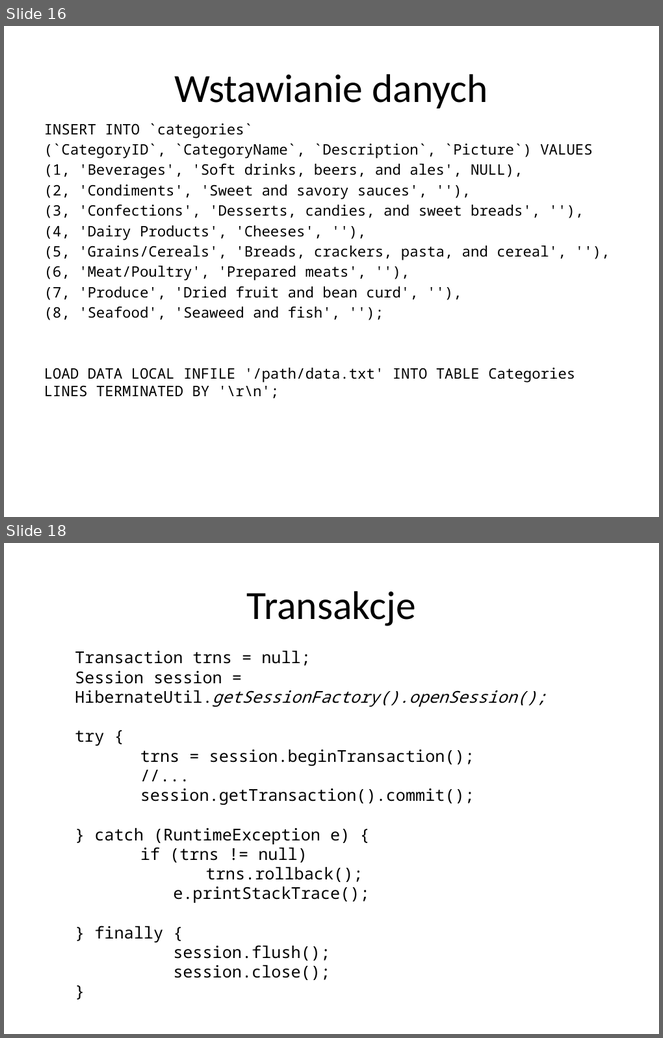
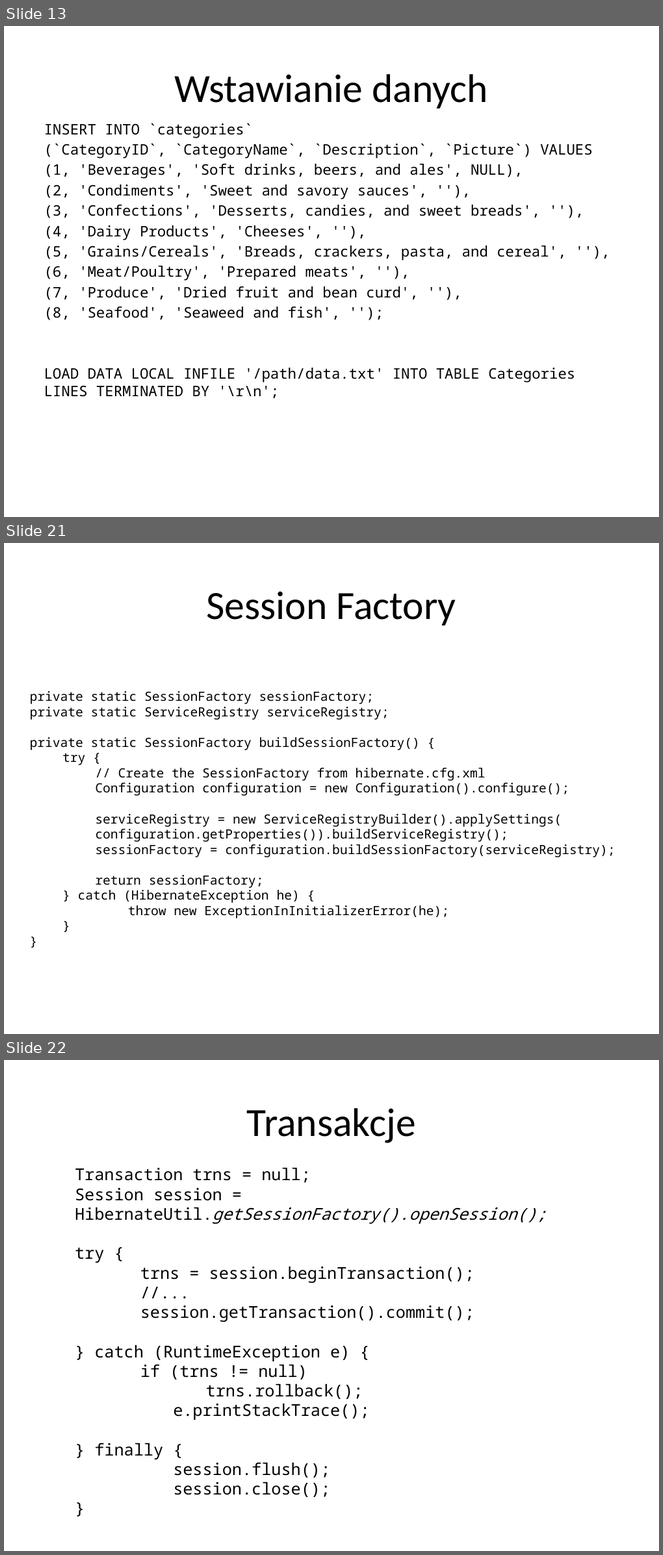
Before and after one commit to alicjasalamon/DB2, a slide deck: MySQL + Hibernate.pptx. Shown one above the other, each under a label of ours: slides 16 and 18 before the commit, slides 13, 21 and 22 after it; the slides between them are not shown. The pictures are 663x1038 and 663x1555 pixels, drawn with LibreOffice and Linux fonts; fonts in the diff are those of the drawing. Boxes give left, top, right and bottom in pixels: in the first picture for what was removed or moved away, otherwise in the second. Text is boxed around its words. In the diff, an @@ line names an element or a change of style, - is before the commit and + after.

```diff
--- a/MySQL + Hibernate.pptx
+++ b/MySQL + Hibernate.pptx
@@ slide 21 added at (4,543,659,1034), background #FFFFFF @@
@@ title added at (207,591,456,626), 44 pt, text #000000 @@
+Session Factory
@@ text added at (30,691,615,919), 14 pt, text #000000 @@
+private static SessionFactory sessionFactory;
+private static ServiceRegistry serviceRegistry;
+private static SessionFactory buildSessionFactory() {
+  try {
+    // Create the SessionFactory from hibernate.cfg.xml
+    Configuration configuration = new Configuration().configure();
+    serviceRegistry = new ServiceRegistryBuilder().applySettings(
+    configuration.getProperties()).buildServiceRegistry();
+    sessionFactory = configuration.buildSessionFactory(serviceRegistry);
+    return sessionFactory;
+  } catch (HibernateException he) {
+  throw new ExceptionInInitializerError(he);
+  }
+}
@@ what was slide 16 is now slide 13 @@
@@ what was slide 18 is now slide 22 @@
```
Also in this commit, not shown: 5 slides changed, 8 other slides added, 7 slides removed, 5 other files.
